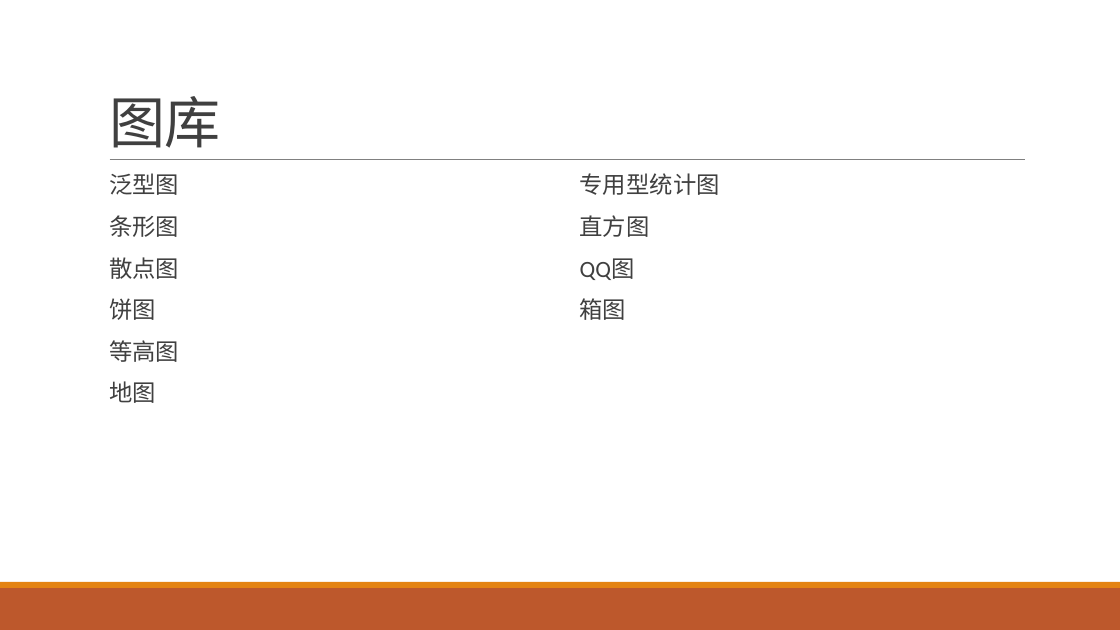
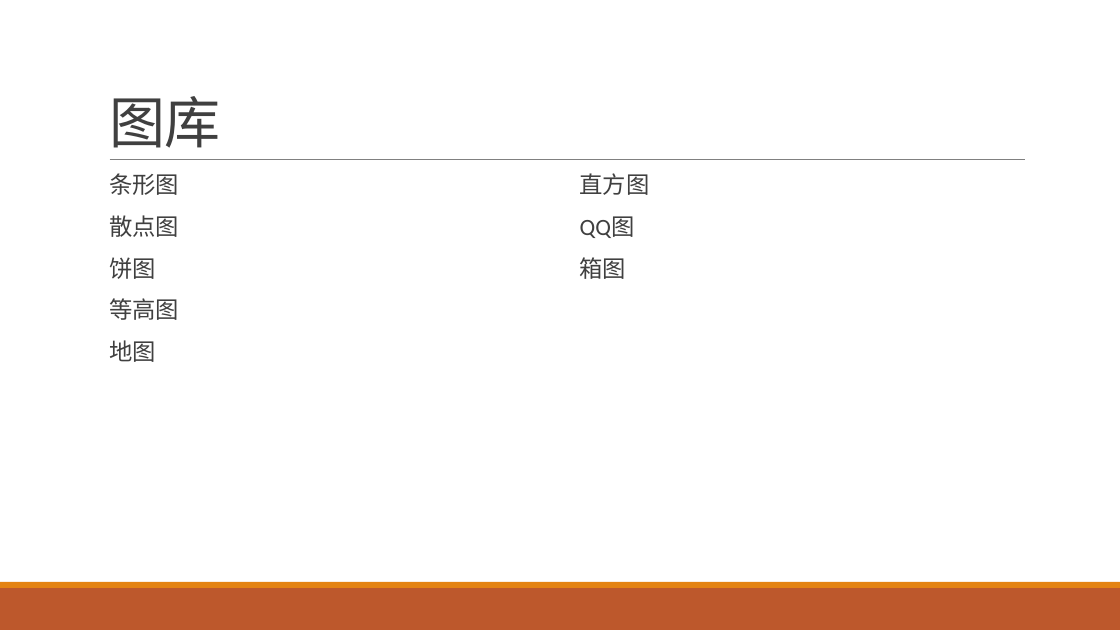
Before and after one commit to exoplanetX/DataAnalytics, a slide deck: slide 14 of 数据分析-5-数据可视化.pptx (slide 13 before the commit). Drawn at 1120x630 pixels with LibreOffice and Linux fonts; fonts in the diff are those of the drawing. Boxes give left, top, right and bottom in pixels: in the first picture for what was removed or moved away, otherwise in the second. Text is boxed around its words. In the diff, an @@ line names an element or a change of style, - is before the commit and + after.

```diff
--- a/数据分析-5-数据可视化.pptx
+++ b/数据分析-5-数据可视化.pptx
@@ text at (109,173,179,195): paragraph removed @@
-  泛型图
@@ text at (580,173,720,195): paragraph removed @@
-  专用型统计图
```
Also in this commit, not shown: 8 other slides changed, 4 slides added, 3 slides removed, 1 other file.
